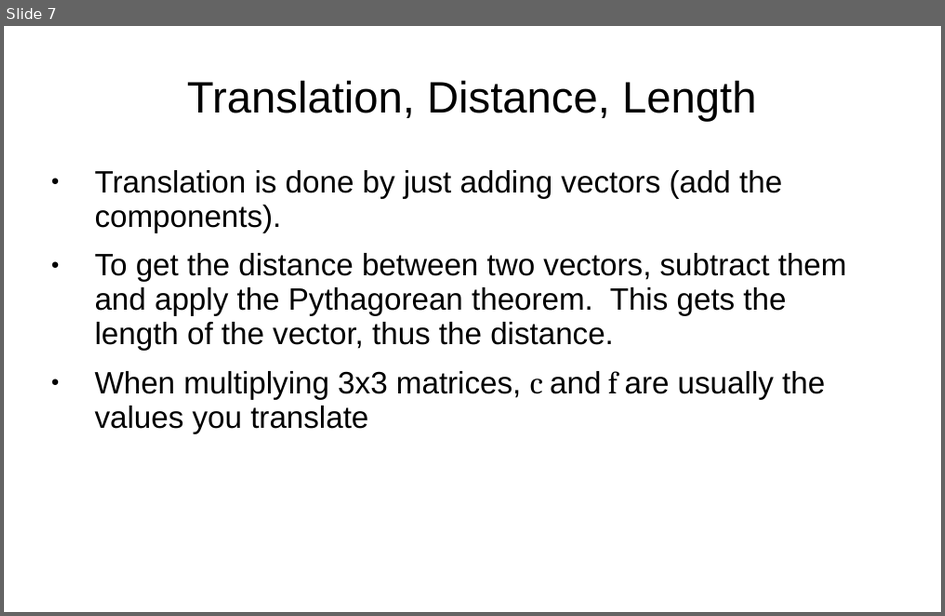
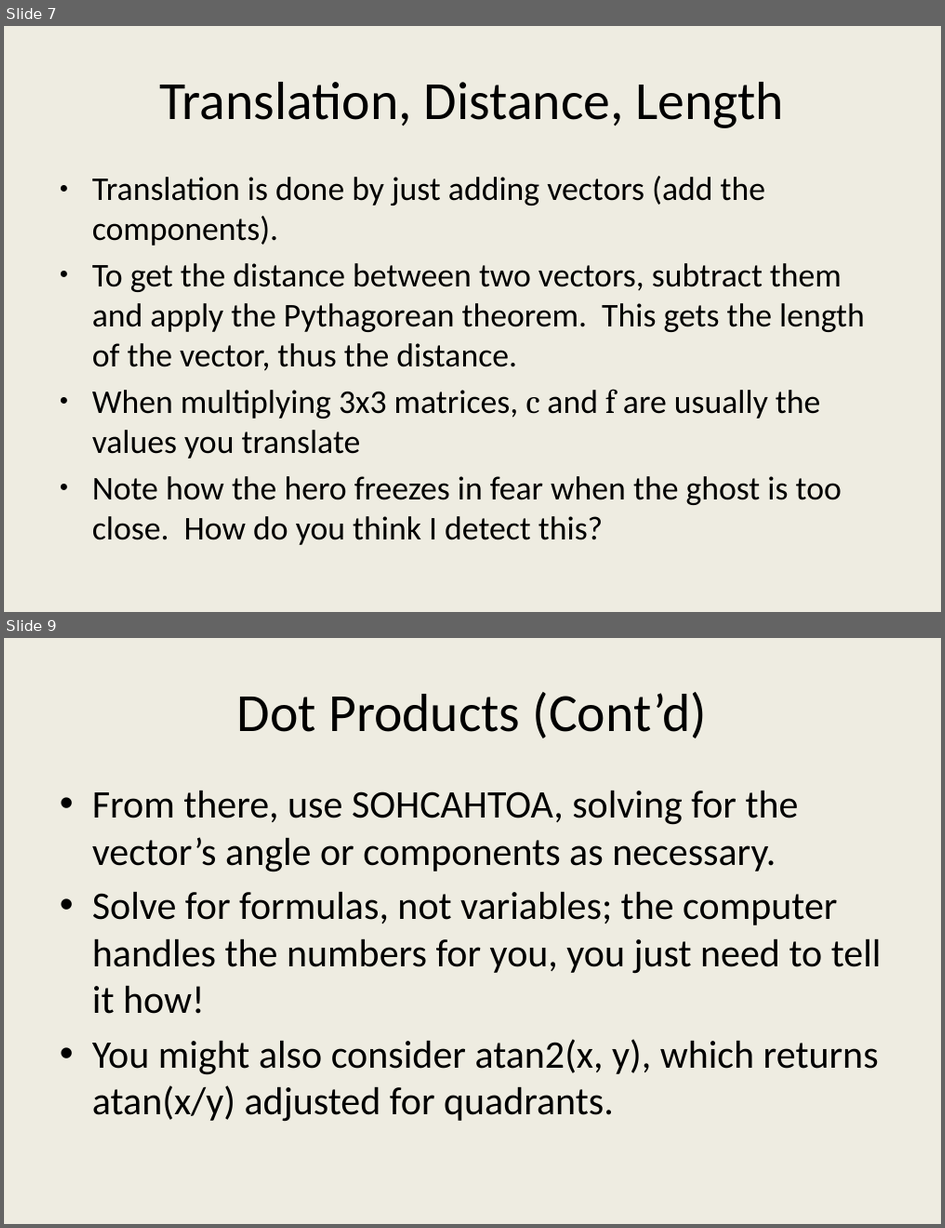
Before and after one commit to JesseTG/Linear-Algebra-Demo, a slide deck: Presentation Notes.pptx. Shown one above the other, each under a label of ours: slide 7 before the commit, slides 7 and 9 after it; the slides between them are not shown. The pictures are 945x616 and 945x1228 pixels, drawn with LibreOffice and Linux fonts; fonts in the diff are those of the drawing. Boxes give left, top, right and bottom in pixels: in the first picture for what was removed or moved away, otherwise in the second. Text is boxed around its words. In the diff, an @@ line names an element or a change of style, - is before the commit and + after.

```diff
--- a/Presentation Notes.pptx
+++ b/Presentation Notes.pptx
@@ slide 9 added at [4, 638, 941, 1224], background #EEECE1 @@
@@ title added at [237, 692, 708, 738], 33 pt, text #000000 @@
+Dot Products (Cont’d)
@@ text added at [92, 790, 882, 1122], 24 pt, text #000000 @@
+• From there, use SOHCAHTOA, solving for the vector’s angle or components as necessary.
+• Solve for formulas, not variables; the computer handles the numbers for you, you just need to tell it how!
+• You might also consider atan2(x, y), which returns atan(x/y) adjusted for quadrants.
@@ slide 7 changed as well @@
@@ background #FFFFFF to #EEECE1 @@
@@ title "Translation, Distance, Length" at [159, 82, 784, 128]: size 27 to 33 pt, font Arial to Calibri; line spacing 0.93 to 1 @@
@@ text at [92, 176, 865, 458]: size 19 to 20.4 pt in "Translation is done by just adding vectors ...", "To get the distance between two vectors, ...", "When multiplying 3x3 matrices, c and f ..."; font Arial to Calibri in "Translation is done by just adding vectors ...", "To get the distance between two vectors, ...", "When multiplying 3x3 matrices, and are usually ..."; indent changed; line spacing 0.93 to 1; less space between paragraphs @@
@@ text at [92, 476, 842, 545]: paragraph added @@
+● Note how the hero freezes in fear when the ghost is too close. How do you think I detect this?
```
Also in this commit, not shown: 6 other slides changed, 4 other slides added, 1 slide removed, 31 other files.
